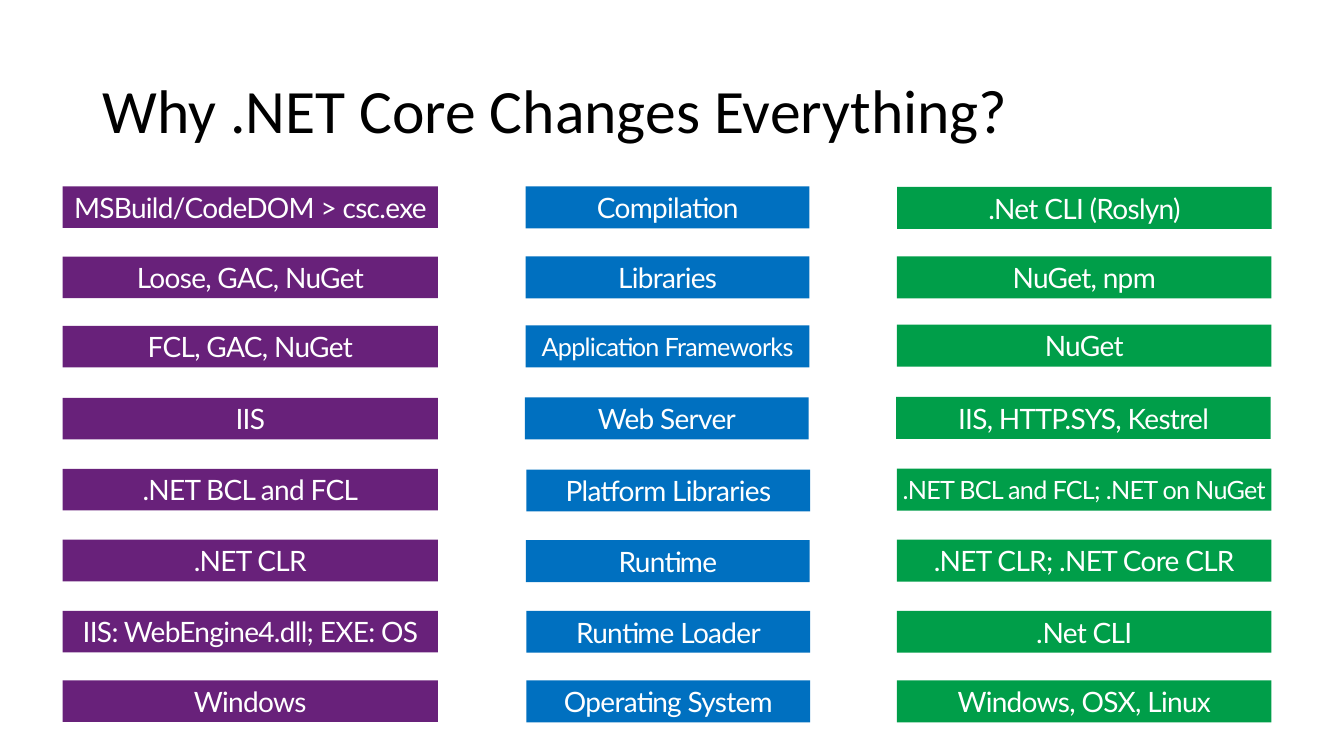
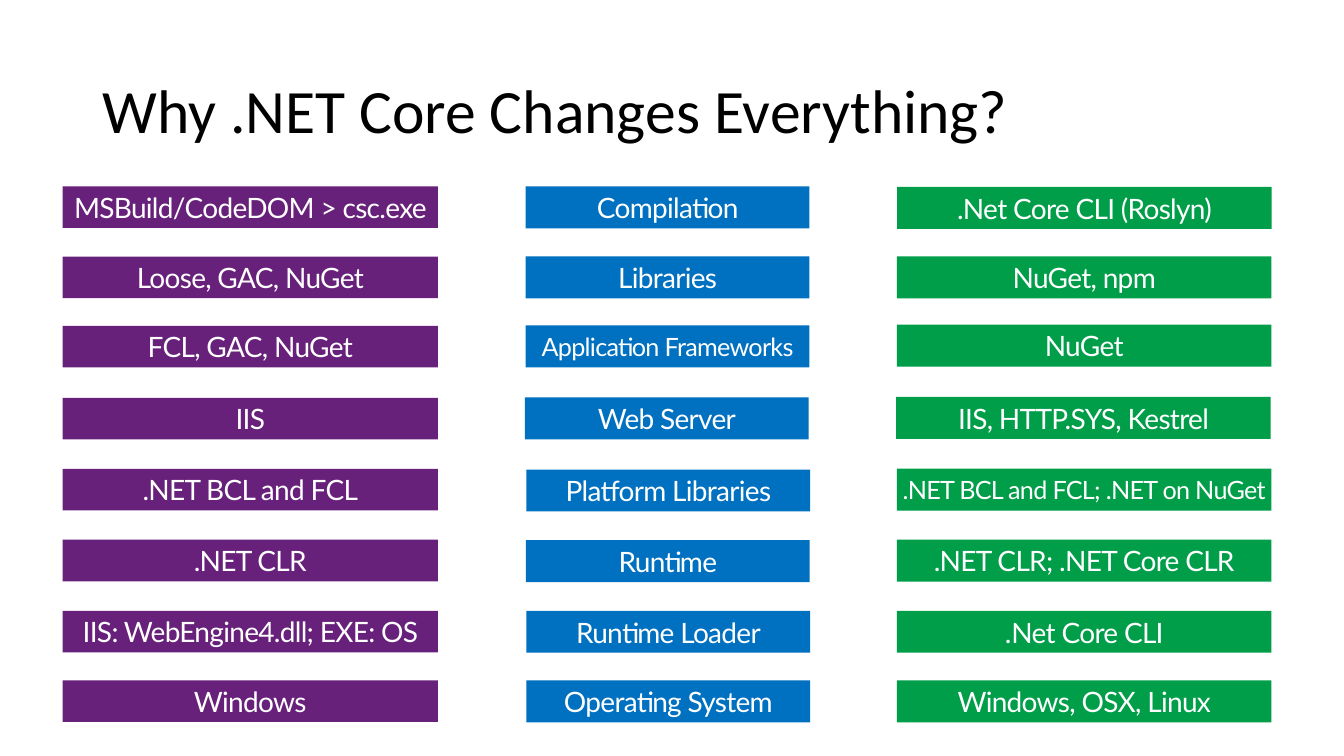
Before and after one commit to isaacrlevin/levin-talks, a slide deck: slide 3 of ASP.NETCoreDeployment/Ship It Good.pptx. Drawn at 1344x756 pixels with LibreOffice and Linux fonts; fonts in the diff are those of the drawing. Boxes give left, top, right and bottom in pixels: in the first picture for what was removed or moved away, otherwise in the second. Text is boxed around its words. In the diff, an @@ line names an element or a change of style, - is before the commit and + after.

```diff
--- a/ASP.NETCoreDeployment/Ship It Good.pptx
+++ b/ASP.NETCoreDeployment/Ship It Good.pptx
@@ text in rectangle at bbox=[957, 197, 1212, 224]: text changed @@
-.Net CLI (Roslyn)
+.Net Core CLI (Roslyn)
@@ text in rectangle at bbox=[1005, 622, 1164, 644]: text changed @@
-.Net CLI
+.Net Core CLI
```
Also in this commit, not shown: 6 other slides changed.
